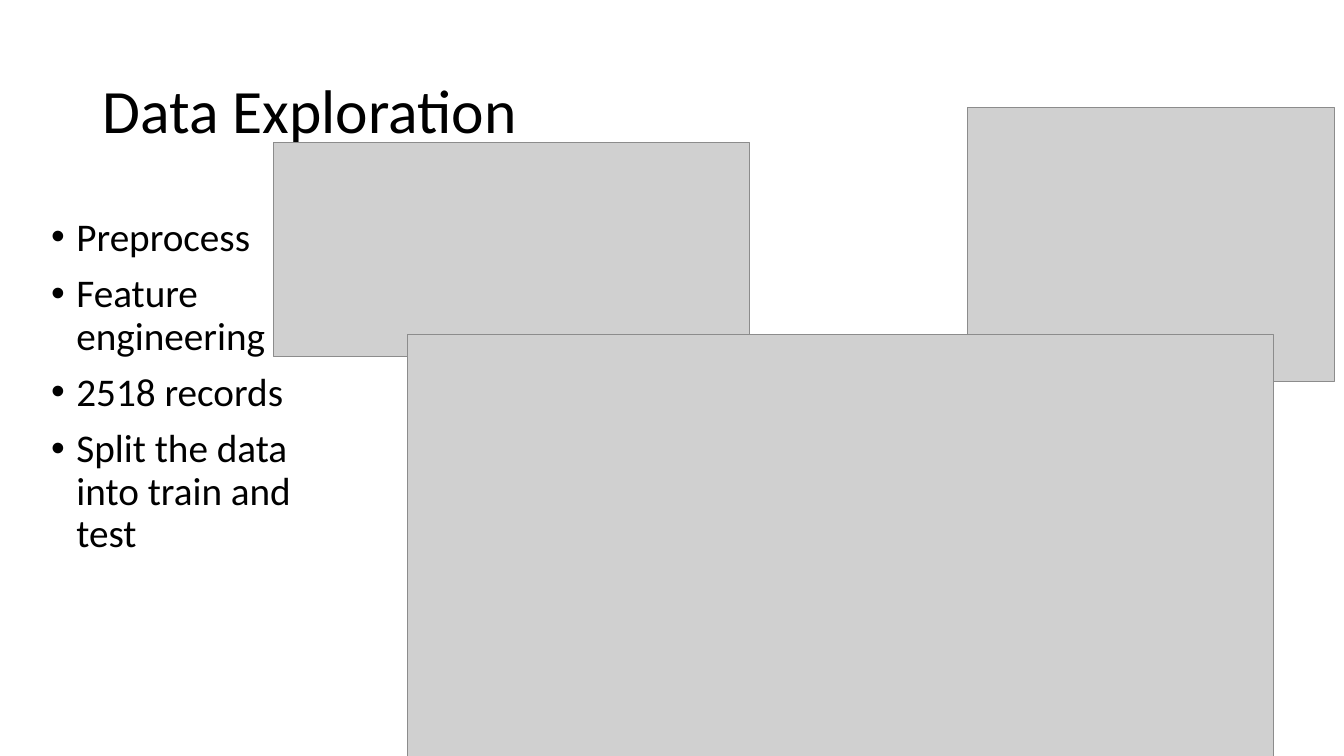
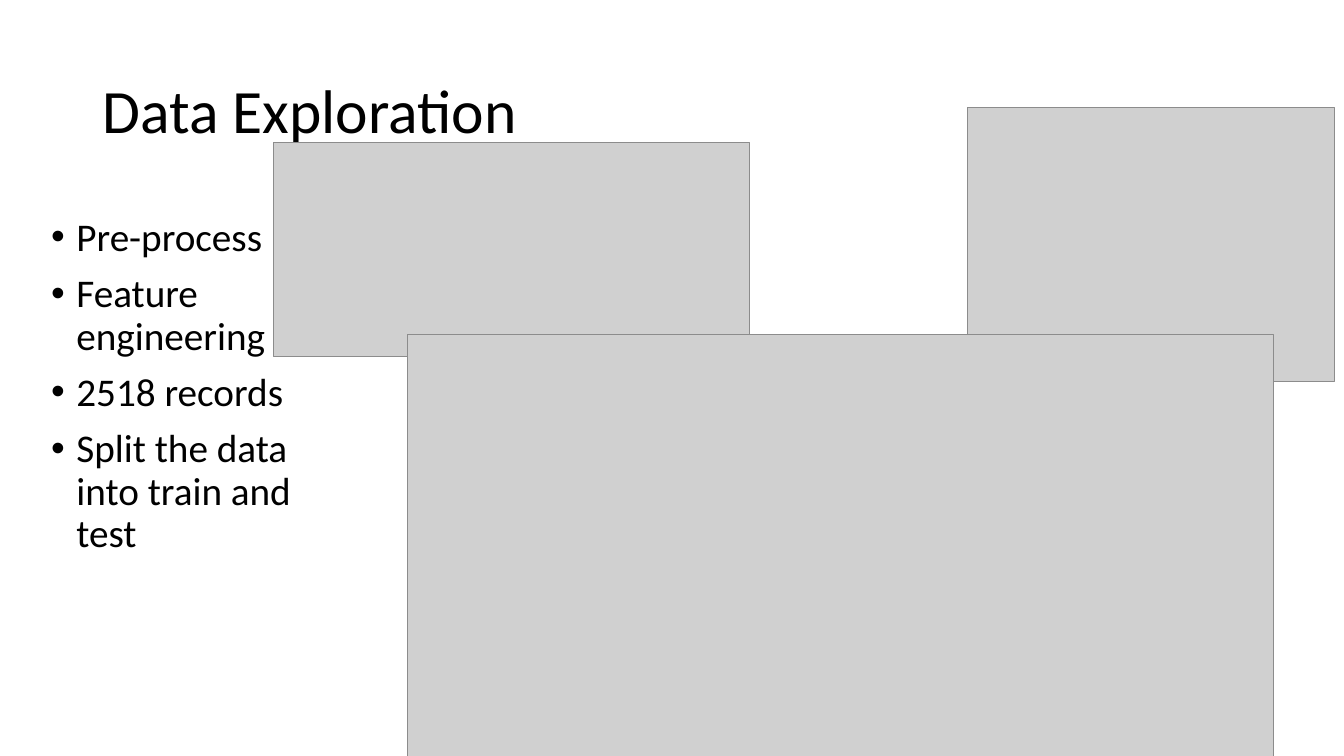
Before and after one commit to Dhrutic/An-ensemble-Deep-Neural-Net-approach-for-Value-at-Risk-Analysis, a slide deck: slide 10 of Presentation.pptx. Drawn at 1344x756 pixels with LibreOffice and Linux fonts; fonts in the diff are those of the drawing; grey boxes stand for pictures. Boxes give left, top, right and bottom in pixels: in the first picture for what was removed or moved away, otherwise in the second. Text is boxed around its words. In the diff, an @@ line names an element or a change of style, - is before the commit and + after.

```diff
--- a/Presentation.pptx
+++ b/Presentation.pptx
@@ text at <box>76,226,262,258</box>: text changed @@
-• Preprocess
+• Pre-process
```
Also in this commit, not shown: 4 other slides changed.
